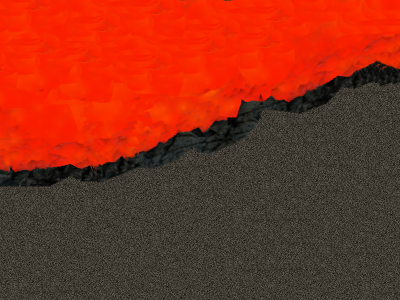
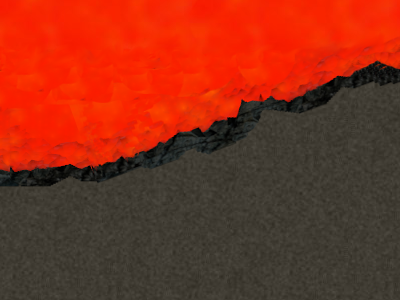
Before/after of a w=400, h=300 layered artwork. What changed in the layer stack:
painted on "Pasted Layer" over (x1=0, y1=0, x2=400, y2=76)
painted on "New Layer" over (x1=0, y1=0, x2=400, y2=300)
